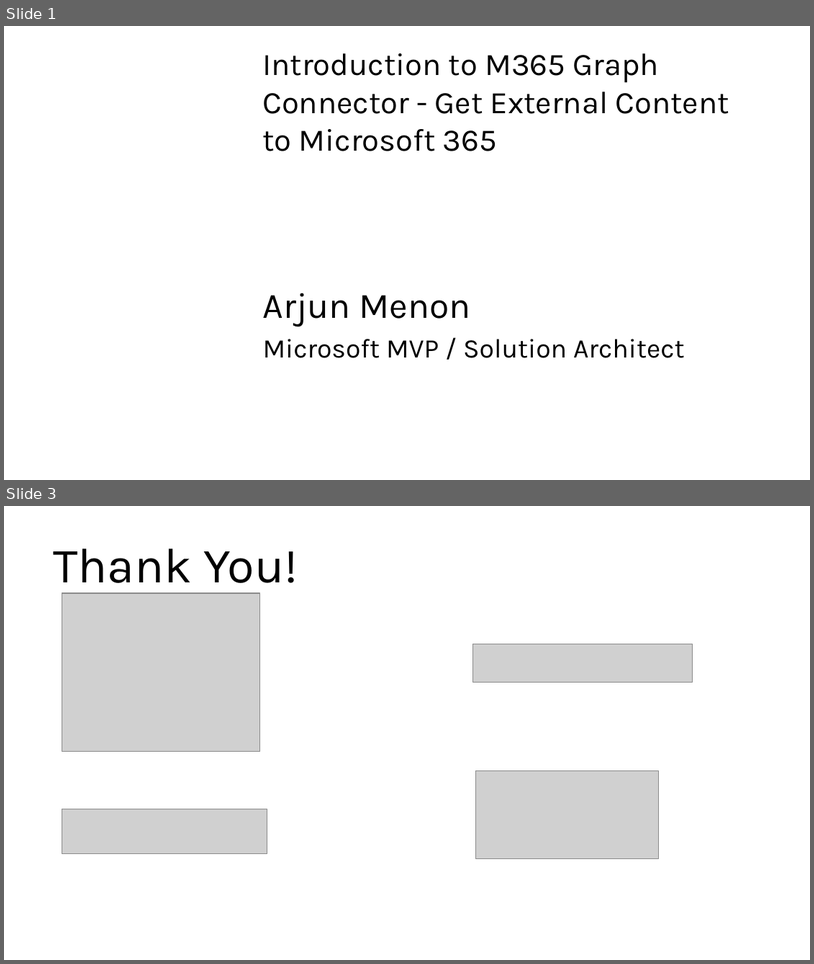
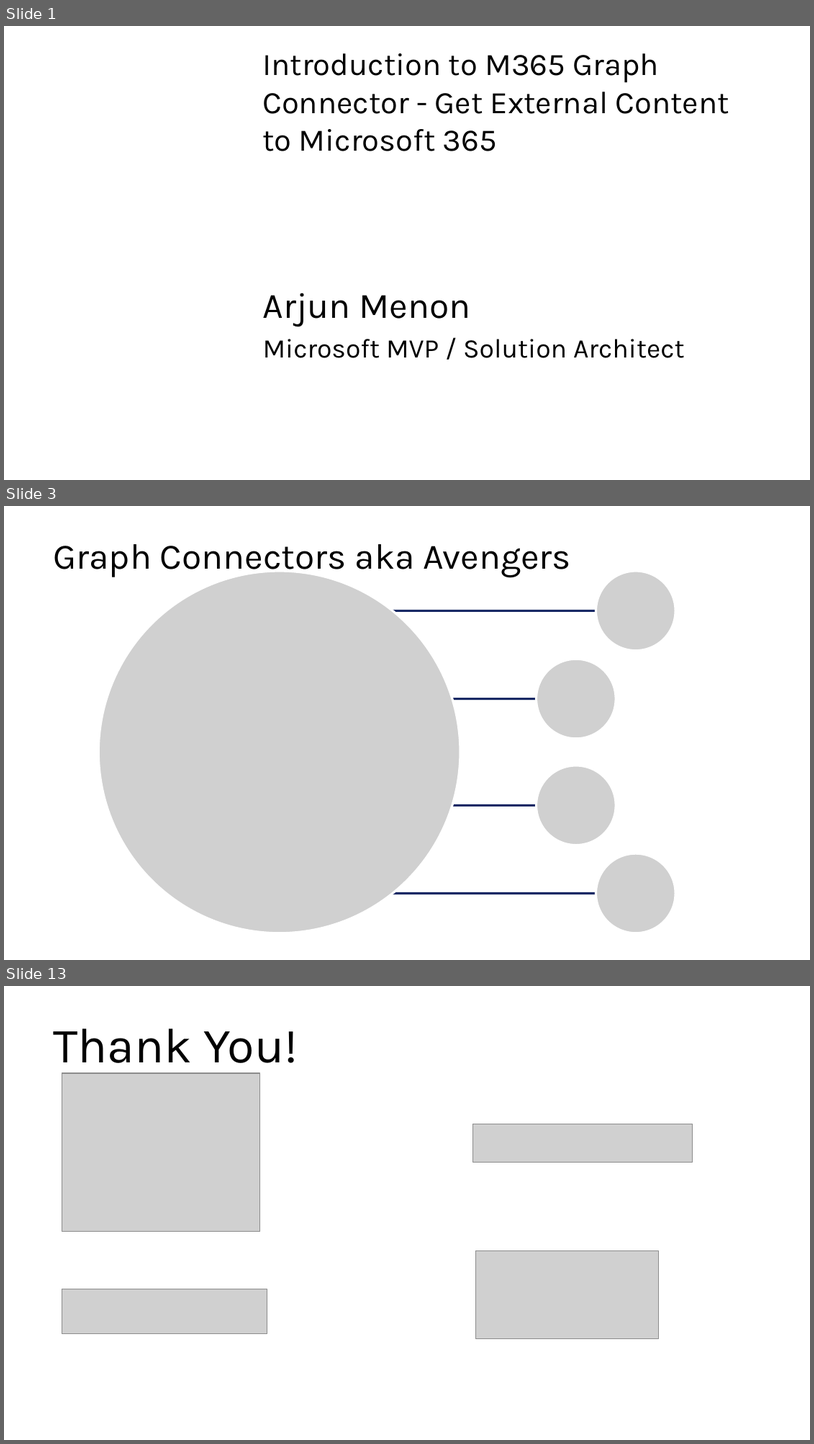
Before and after one commit to arjunumenon/expertsliveindia-2024, a slide deck: deck/ArjunMenon-IntroGraphConnector.pptx. Shown one above the other, each under a label of ours: slides 1 and 3 before the commit, slides 1, 3 and 13 after it; the slides between them are not shown. The pictures are 814x964 and 814x1444 pixels, drawn with LibreOffice and Linux fonts; fonts in the diff are those of the drawing; grey boxes stand for pictures; background and template pictures are left out. Boxes give left, top, right and bottom in pixels: in the first picture for what was removed or moved away, otherwise in the second. Text is boxed around its words. In the diff, an @@ line names an element or a change of style, - is before the commit and + after.

```diff
--- a/deck/ArjunMenon-IntroGraphConnector.pptx
+++ b/deck/ArjunMenon-IntroGraphConnector.pptx
@@ slide 3 added at (4,506,810,960), background picture (left out) @@
@@ title added at (53,544,571,578), 32 pt, text #000000 @@
+Graph Connectors aka Avengers
@@ group added at (98,571,676,934): 5 pictures, 4 lines @@
@@ what was slide 3 is now slide 13 @@
```
Also in this commit, not shown: 1 slide changed, 9 other slides added, 5 other files.
